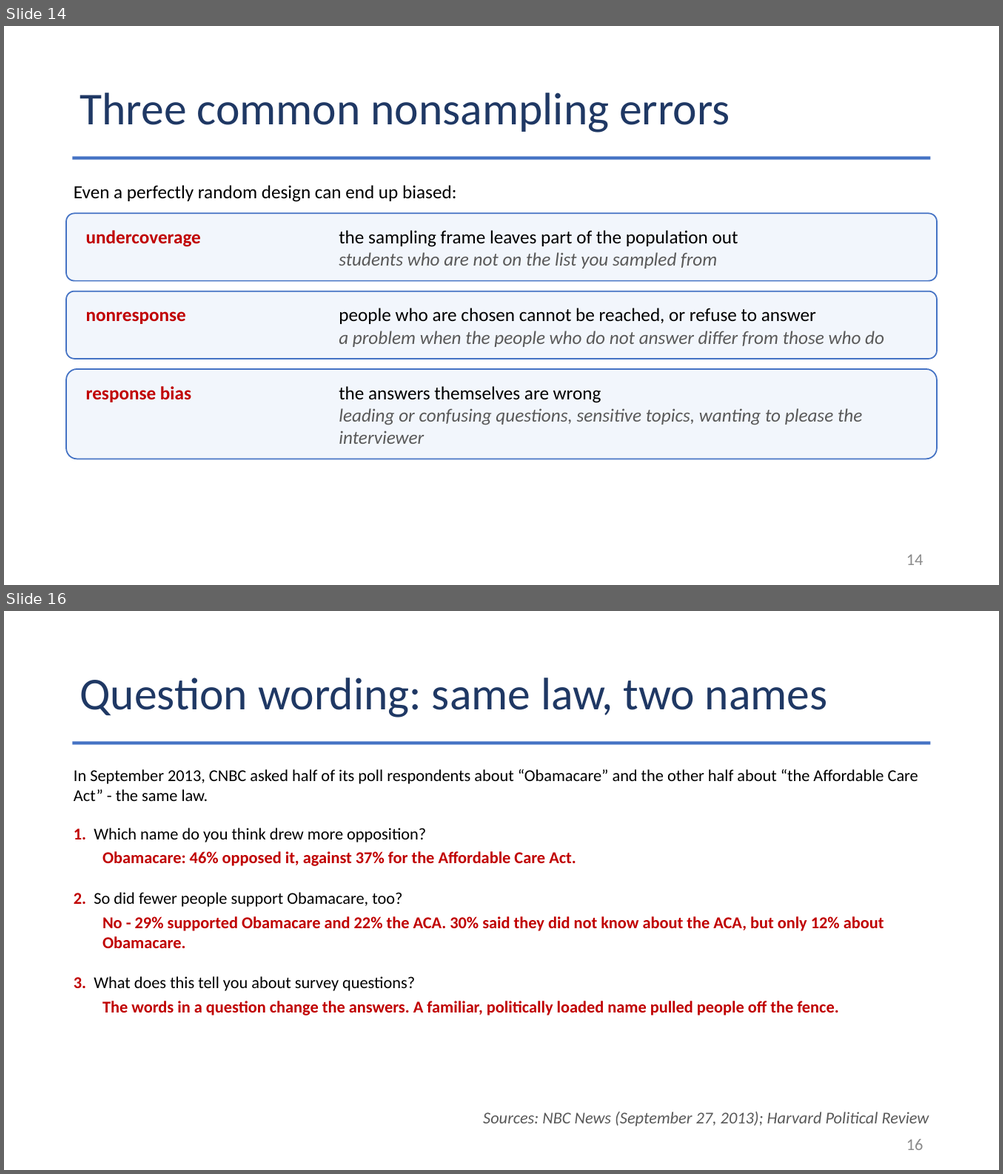
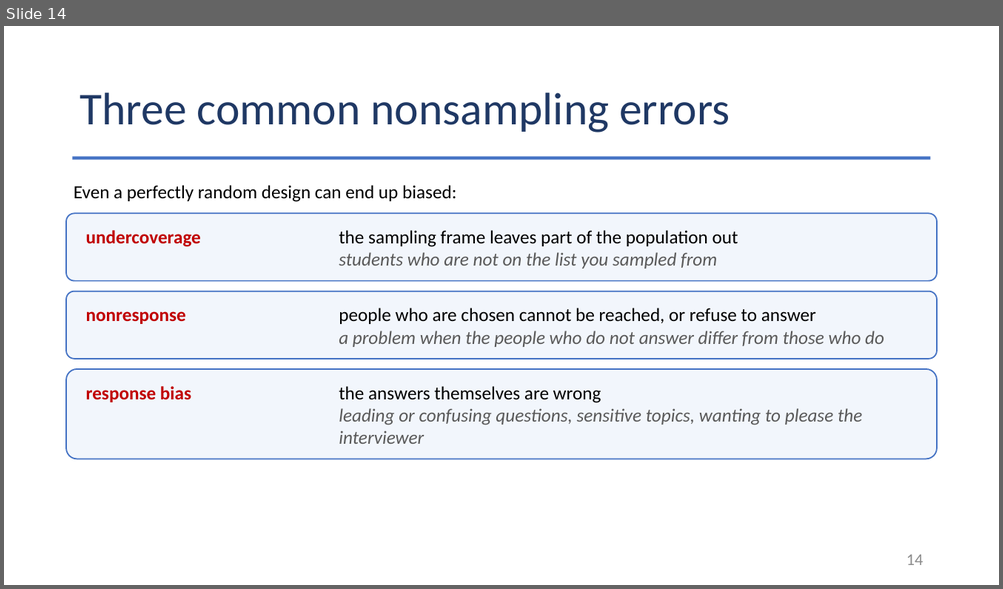
Before and after one commit to Jarred6068/Kvamme_UI_STAT251, a slide deck: docs/lecture_slides/Week 5/Week5_Lecture9_Slides_9_21_2026.pptx. Shown one above the other, each under a label of ours: slides 14 and 16 before the commit, slide 14 after it; the slides between them are not shown. The pictures are 1003x1174 and 1003x589 pixels, drawn with LibreOffice and Linux fonts; fonts in the diff are those of the drawing. Boxes give left, top, right and bottom in pixels: in the first picture for what was removed or moved away, otherwise in the second. Text is boxed around its words. In the diff, an @@ line names an element or a change of style, - is before the commit and + after.

Commit message:
Refresh course materials and rendered data pages
This update regenerates the course PDFs and rendered HTML pages after refreshed source content and site builds. It includes updated schedules, review materials, syllabi, lecture menus, and the rebuilt data-table pages in docs/data.html and docs/misc/rcode_examples.html.

```diff
--- a/docs/lecture_slides/Week 5/Week5_Lecture9_Slides_9_21_2026.pptx
+++ b/docs/lecture_slides/Week 5/Week5_Lecture9_Slides_9_21_2026.pptx
@@ slide 16 removed at box(4, 611, 999, 1170), background #FFFFFF @@
@@ title removed at box(79, 678, 828, 718) @@
-Question wording: same law, two names
@@ rectangle removed at box(73, 741, 930, 744) @@
@@ text removed at box(74, 769, 918, 801) @@
-In September 2013, CNBC asked half of its poll respondents about “Obamacare” and the other half about “the Affordable Care Act” - the same law.
@@ text removed at box(74, 828, 426, 843) @@
-1. Which name do you think drew more opposition?
@@ text removed at box(102, 851, 576, 866) @@
-Obamacare: 46% opposed it, against 37% for the Affordable Care Act.
@@ text removed at box(74, 892, 402, 907) @@
-2. So did fewer people support Obamacare, too?
@@ text removed at box(102, 917, 884, 948) @@
-No - 29% supported Obamacare and 22% the ACA. 30% said they did not know about the ACA, but only 12% about Obamacare.
@@ text removed at box(74, 977, 415, 991) @@
-3. What does this tell you about survey questions?
@@ text removed at box(102, 1001, 838, 1016) @@
-The words in a question change the answers. A familiar, politically loaded name pulled people off the fence.
@@ text removed at box(483, 1112, 929, 1127) @@
-Sources: NBC News (September 27, 2013); Harvard Political Review
@@ page number removed at box(906, 1139, 923, 1150) @@
-16
```
Also in this commit, not shown: 27 other slides removed, 35 other files.
